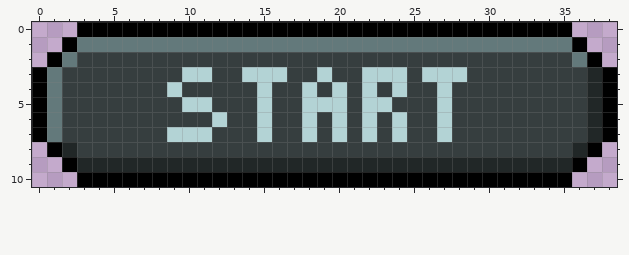
Pixel-art sprite -- assets/images/ui/start button.png. Above is the file before it was changed.
The file is 39x11 pixels.
And afterwards:
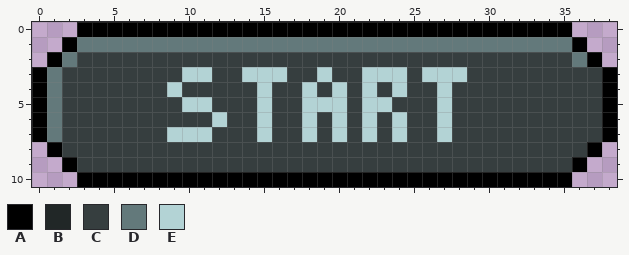
Palette (. is transparent): A #000000  B #212727  C #363e3f  D #63797b  E #b3d3d5
Edits made:
{"y":3,"x":37,"old":"B","new":"C"}
{"y":4,"x":37,"old":"B","new":"C"}
{"y":5,"x":37,"old":"B","new":"C"}
{"y":6,"x":37,"old":"B","new":"C"}
{"y":7,"x":37,"old":"B","new":"C"}
{"y":8,"x":2,"old":"B","new":"C"}
{"y":8,"x":36,"old":"B","new":"C"}
{"y":9,"x":3,"old":"BBBBBBBBBBBBBBBBBBBBBBBBBBBBBBBBB","new":"CCCCCCCCCCCCCCCCCCCCCCCCCCCCCCCCC"}
{"label":"changed","picture_box":[62,67,602,172]}
